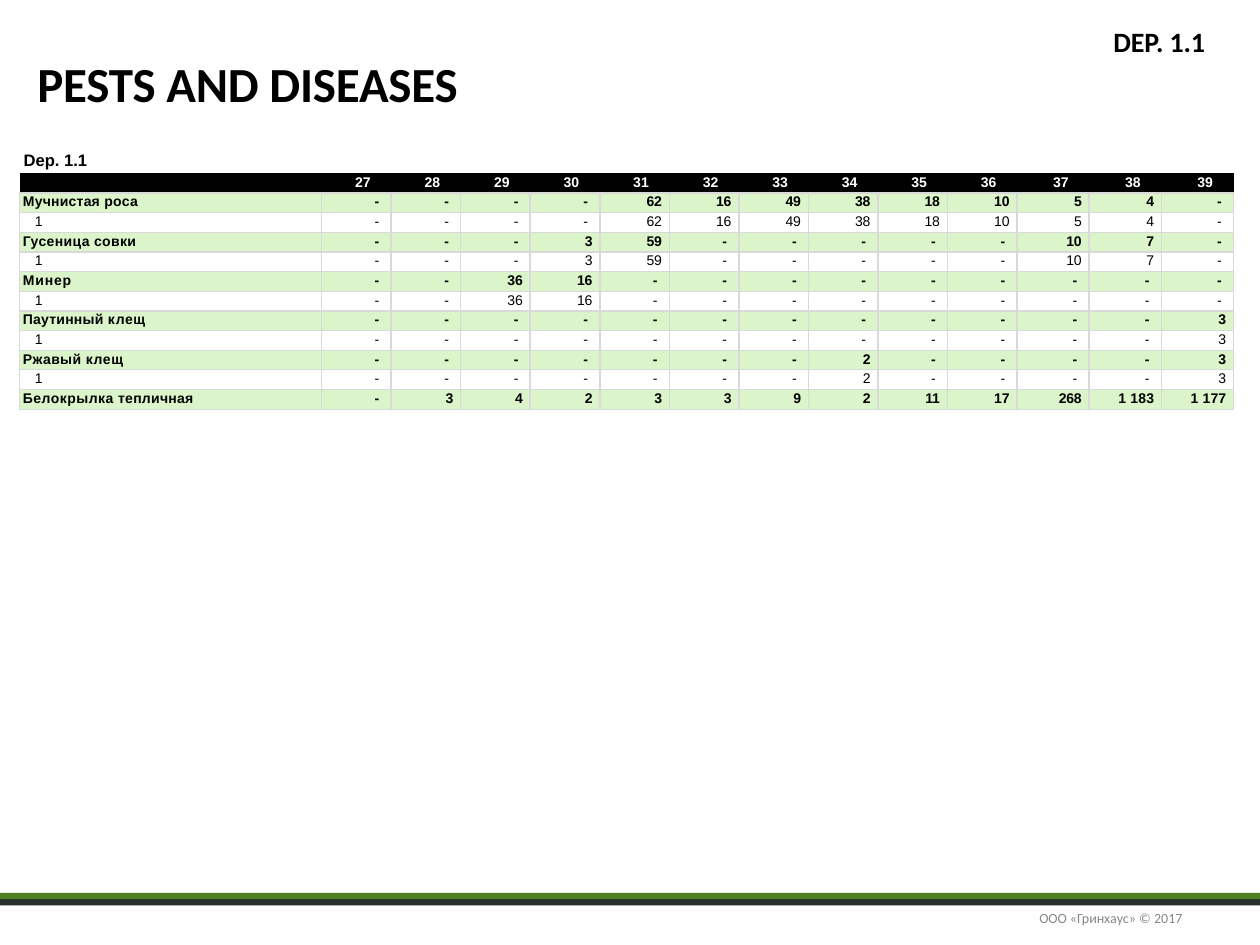
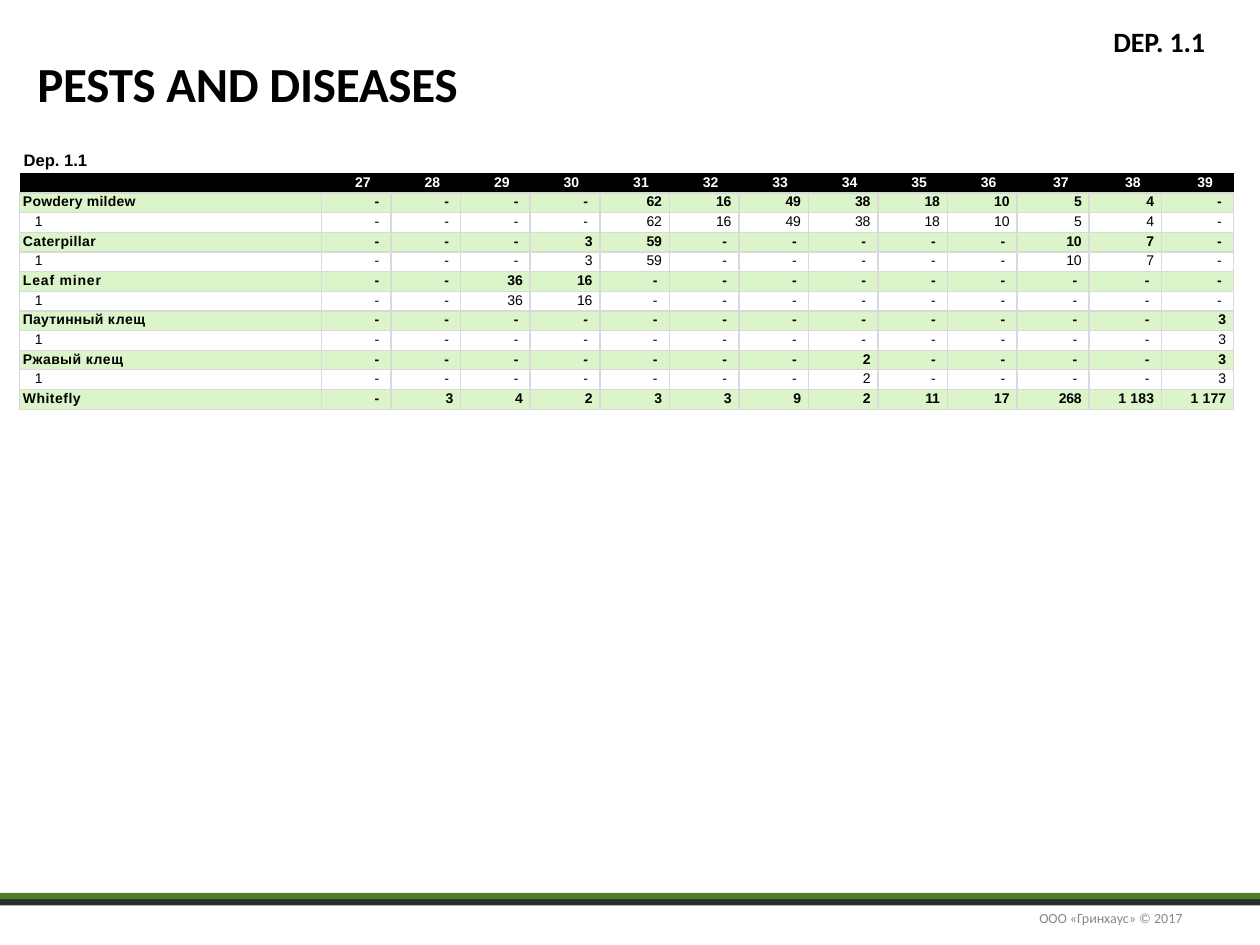
Before and after one commit to Sehin/pptx-translate, a slide deck: slide 13 of new.pptx. Drawn at 1260x945 pixels with LibreOffice and Linux fonts; fonts in the diff are those of the drawing. Boxes give left, top, right and bottom in pixels: in the first picture for what was removed or moved away, otherwise in the second. Text is boxed around its words. In the diff, an @@ line names an element or a change of style, - is before the commit and + after.

```diff
--- a/new.pptx
+++ b/new.pptx
@@ table at (20,173,1231,411) @@
-row 2, column 1: Мучнистая роса
+row 2, column 1: Powdery mildew
-row 4, column 1: Гусеница совки
+row 4, column 1: Caterpillar
-row 6, column 1: Минер
+row 6, column 1: Leaf miner
-row 12, column 1: Белокрылка тепличная
+row 12, column 1: Whitefly
```
Also in this commit, not shown: 23 other slides changed, 11 other files.
